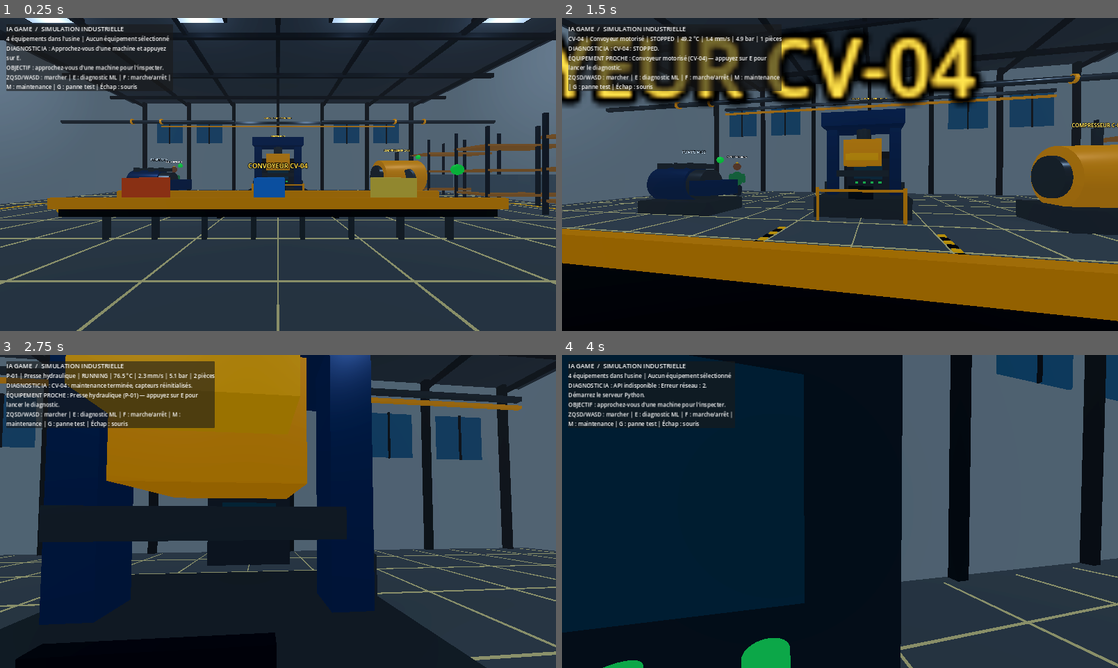
Above: before the commit, frames 1-4 (two rows, left to right).
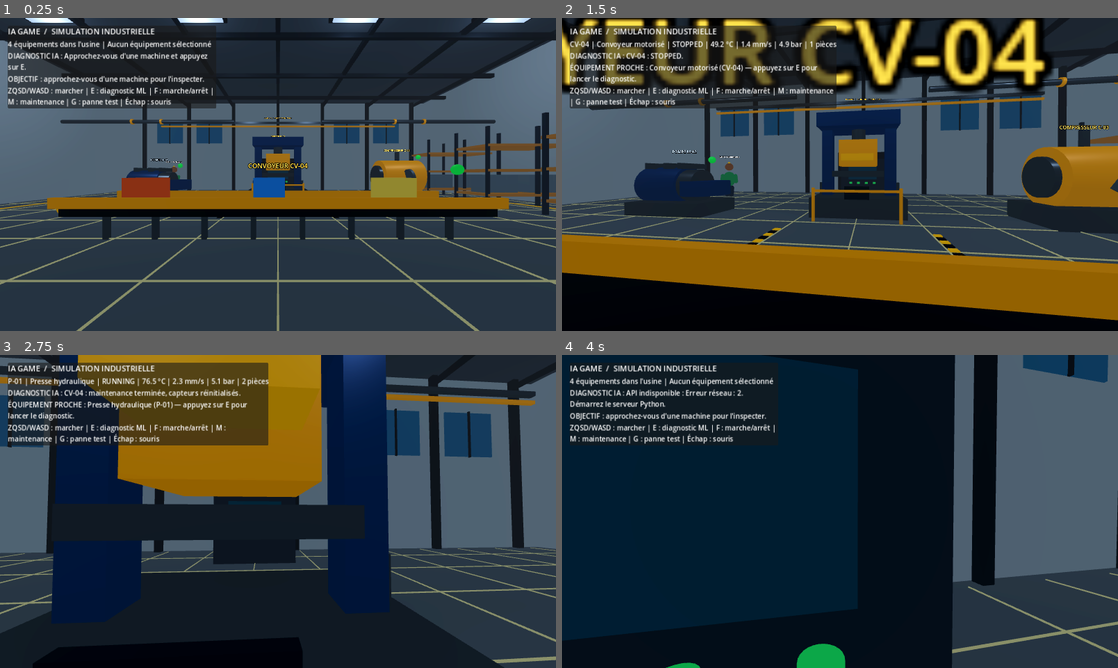
Above: after the commit, the same moments.

Repository: danielservice225-dot/ia-game-moteur
Game: Godot game, scene res://scenes/main.tscn
The game is run twice, just before and just after one commit, with the same random seed, the same clock (stepped at 60 frames per second) and the same inputs.
Inputs (mouse positions are in pixels of both pictures, inside the frame that each line leads up to):
- Up to frame 1 (0.25 s): no input
- Up to frame 2 (1.5 s): tap E (interact) at 0.5, 0.6, 1.25 s; move the mouse to (867, 174) at 0.52 s; hold W (move_forward) from 0.53 s (still down); move the mouse to (812, 174) at 1.27 s; tap F at 1.35 s
- Up to frame 3 (2.75 s): keep holding W (move_forward); tap E (interact) at 2 s; move the mouse to (289, 505) at 2.02 s; tap M at 2.1 s
- Up to frame 4 (4 s): keep holding W (move_forward); tap E (interact) at 2.75, 3.5, 3.6 s; move the mouse to (834, 517) at 2.77 s; tap G at 2.85 s; move the mouse to (878, 514) at 3.52 s

The runs differ from the first frame. In frame 1, 7.0% of the frame differs, in the area x 0-100%, y 0-100%; in frame 2, 32%, in the area x 0-100%, y 0-97%; in frame 3, 24%; in frame 4, 26%.

Commit message:
perf(godot): target compatibility renderer for EliteBook 8570p

Diff:
--- a/godot_game/project.godot
+++ b/godot_game/project.godot
@@ -5,14 +5,15 @@
 run/main_scene="res://scenes/main.tscn"
 
 [display]
-window/size/viewport_width=1600
-window/size/viewport_height=900
+window/size/viewport_width=1280
+window/size/viewport_height=720
 window/stretch/mode="canvas_items"
 
 [rendering]
-renderer/rendering_method="forward_plus"
+renderer/rendering_method="gl_compatibility"
 renderer/rendering_method.mobile="gl_compatibility"
 environment/defaults/default_clear_color=Color(0.025, 0.04, 0.055, 1)
+textures/default_filters/use_nearest_mipmap_filter=false
 
 [input]
 move_forward={
@@ -35,3 +36,6 @@
 "deadzone": 0.2,
 "events": [Object(InputEventKey,"physical_keycode":69)]
 }
+
+[rendering]
+anti_aliasing/quality/msaa_3d=2
--- a/godot_game/scenes/main.tscn
+++ b/godot_game/scenes/main.tscn
@@ -14,9 +14,6 @@
 ssao_enabled = true
 ssao_radius = 2.0
 ssao_intensity = 1.25
-ssil_enabled = true
-ssil_radius = 5.0
-ssil_intensity = 0.8
 fog_enabled = true
 fog_density = 0.0015
 
